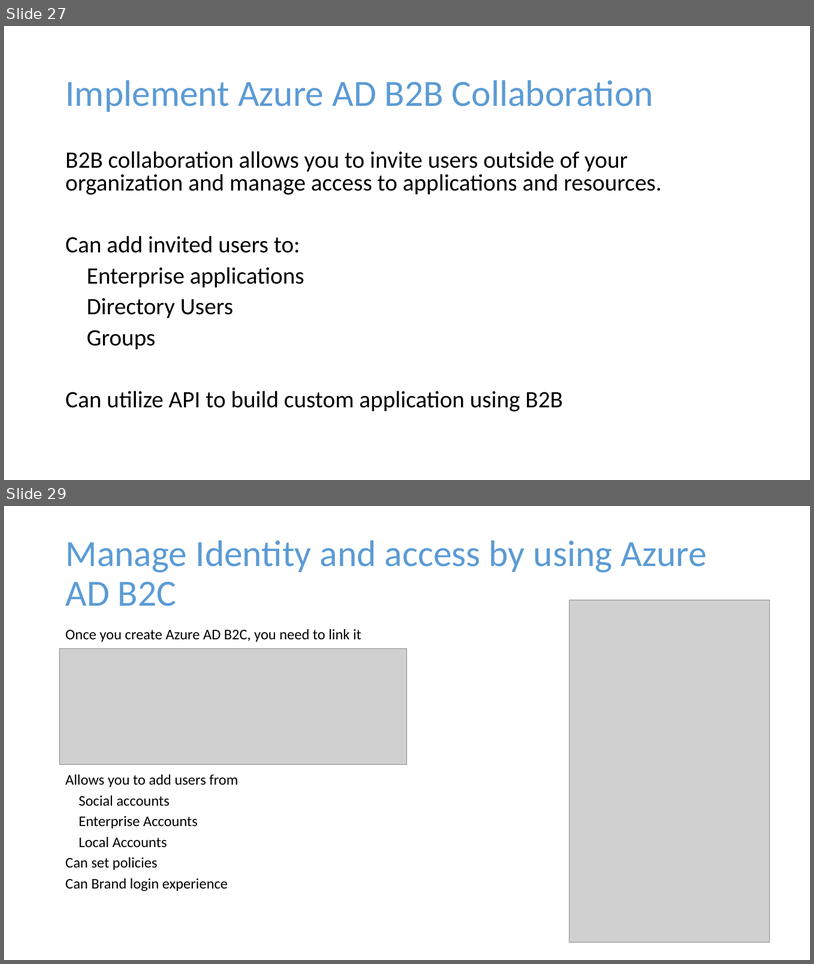
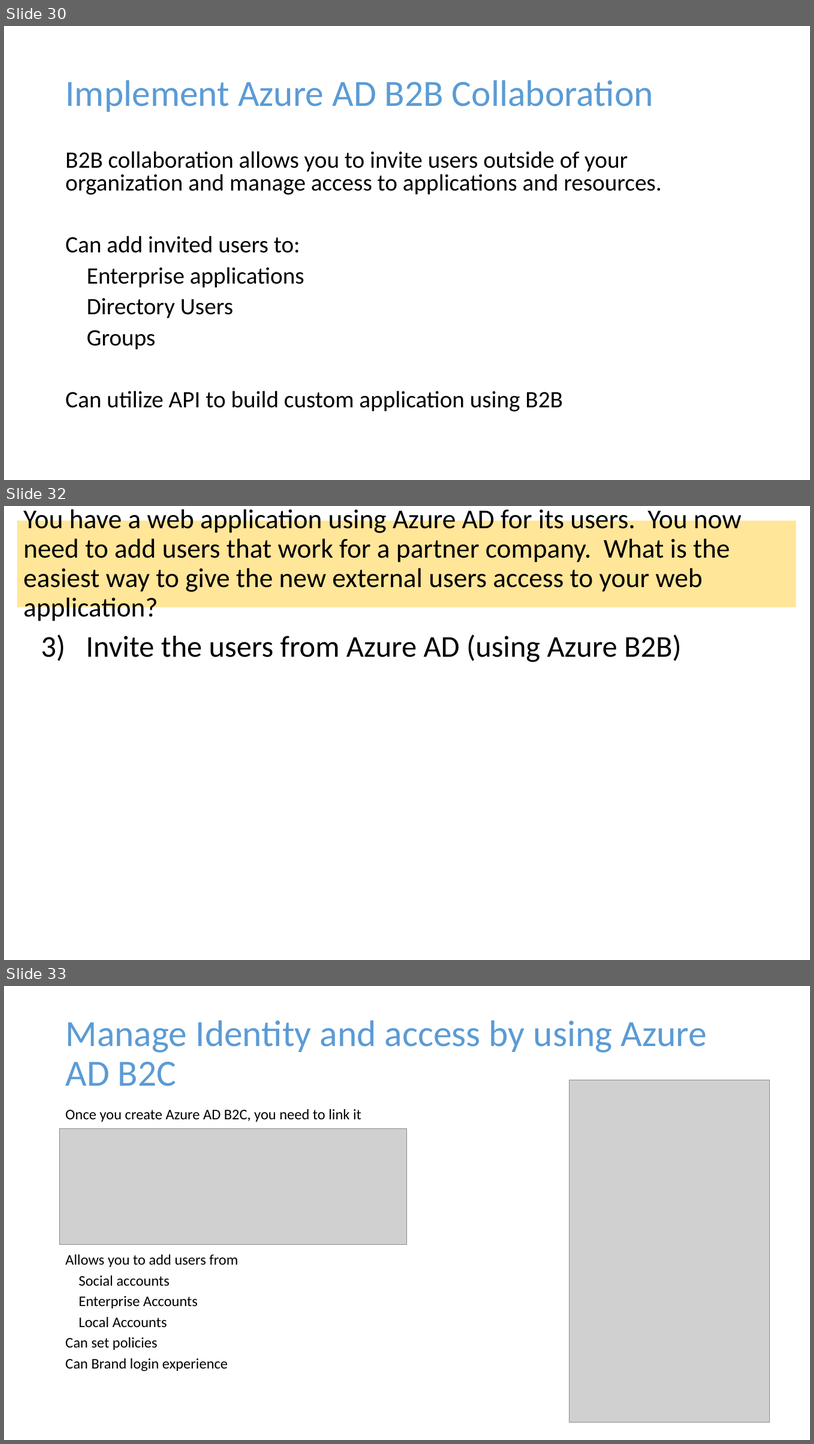
Before and after one commit to dstolts/70-534, a slide deck: Presentations/70-534-Combined-SecuritySlides.pptx. Shown one above the other, each under a label of ours: slides 27 and 29 before the commit, slides 30, 32 and 33 after it; the slides between them are not shown. The pictures are 814x964 and 814x1444 pixels, drawn with LibreOffice and Linux fonts; fonts in the diff are those of the drawing; grey boxes stand for pictures. Boxes give left, top, right and bottom in pixels: in the first picture for what was removed or moved away, otherwise in the second. Text is boxed around its words. In the diff, an @@ line names an element or a change of style, - is before the commit and + after.

```diff
--- a/Presentations/70-534-Combined-SecuritySlides.pptx
+++ b/Presentations/70-534-Combined-SecuritySlides.pptx
@@ slide 32 added at [4, 506, 810, 960], background #FFFFFF @@
@@ title added at [17, 520, 797, 607], fill #FFE699, 32.4 pt, text #000000 @@
+You have a web application using Azure AD for its users. You now need to add users that work for a partner company. What is the easiest way to give the new external users access to your web application?
@@ text added at [41, 634, 682, 662], 36 pt, text #000000 @@
+3) Invite the users from Azure AD (using Azure B2B)
@@ what was slide 27 is now slide 30 @@
@@ what was slide 29 is now slide 33 @@
```
Also in this commit, not shown: 6 slides changed, 3 other slides added.
